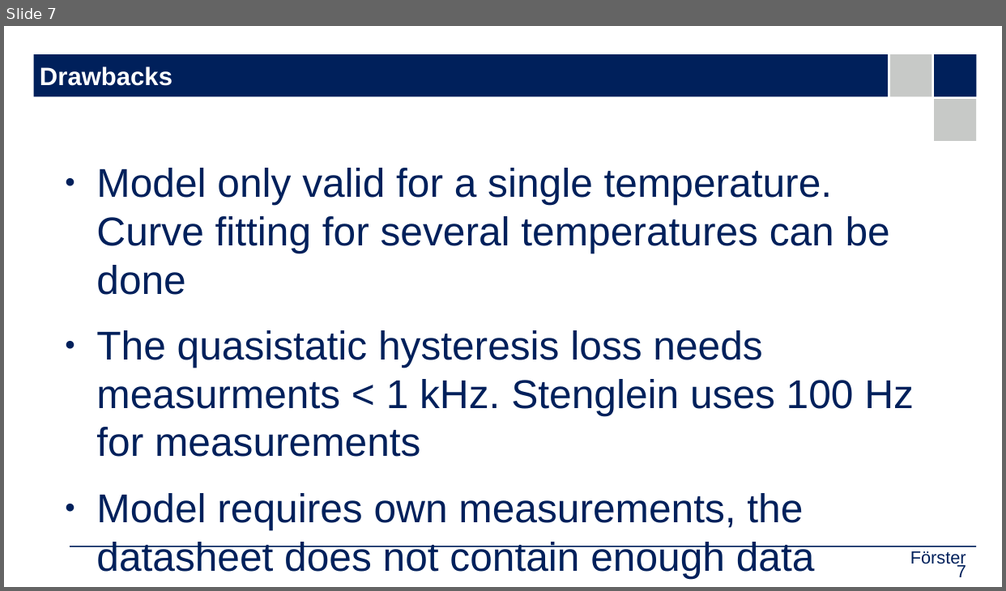
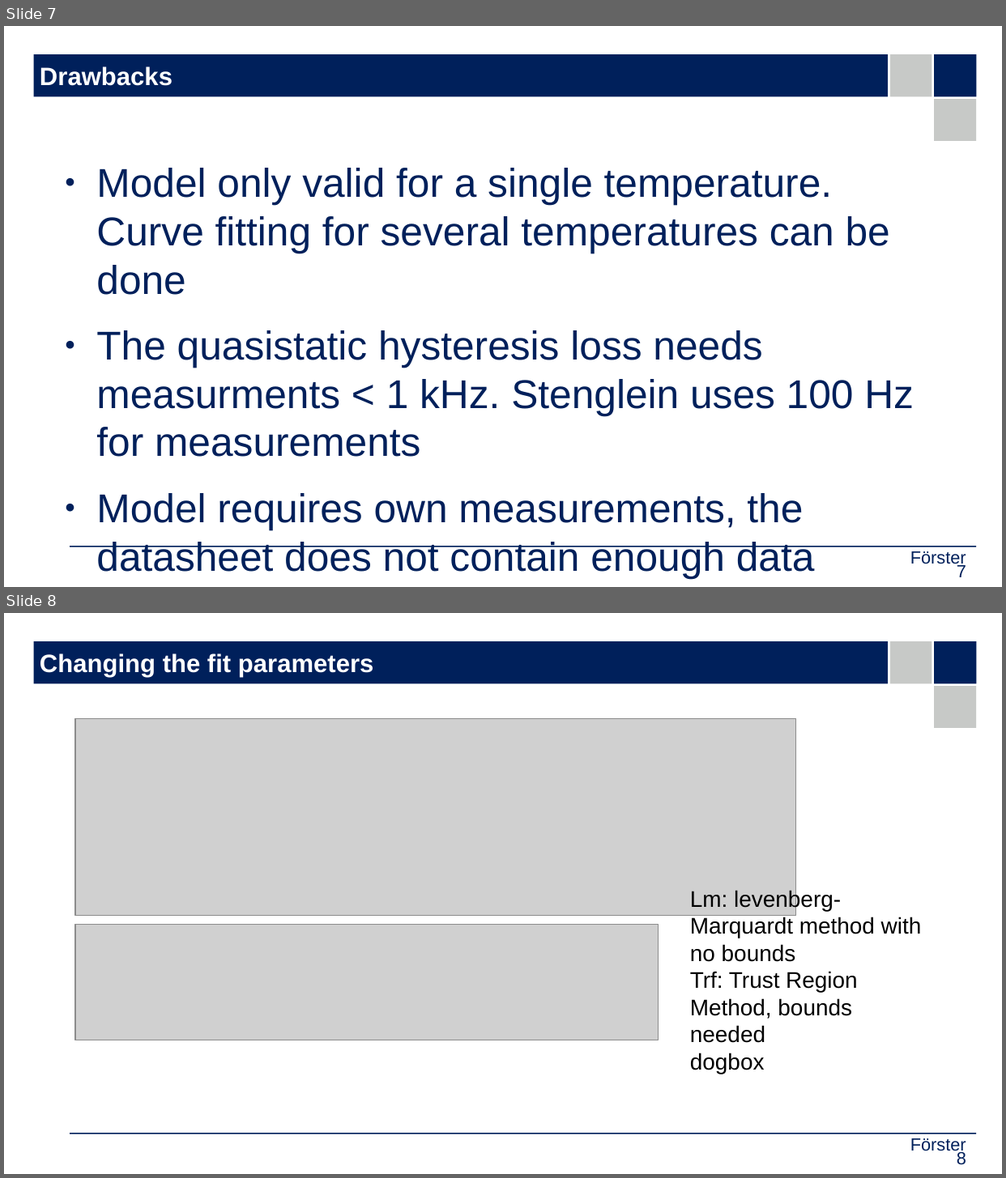
Before and after one commit to upb-lea/hardcore-magnet-challenge, a slide deck: docs/doku_nf.odp. Shown one above the other, each under a label of ours: slide 7 before the commit, slides 7 and 8 after it. The pictures are 1006x591 and 1006x1178 pixels, drawn with LibreOffice and Linux fonts; fonts in the diff are those of the drawing; grey boxes stand for pictures; background and template pictures are left out. Boxes give left, top, right and bottom in pixels: in the first picture for what was removed or moved away, otherwise in the second. Text is boxed around its words. In the diff, an @@ line names an element or a change of style, - is before the commit and + after.

Commit message:
add stenglein method curve fitting

```diff
--- a/docs/doku_nf.odp
+++ b/docs/doku_nf.odp
@@ slide 8 added at box(4, 613, 1002, 1174), background #FFFFFF; not listed: 5 template elements that a slide beside it also shows @@
@@ title added at box(40, 653, 374, 677), 20 pt, text #FFFFFF, bold @@
+Changing the fit parameters
@@ picture added at box(75, 719, 796, 917) @@
@@ text added at box(690, 889, 922, 1074), 18 pt, text #000000 @@
+Lm: levenberg-Marquardt method with no bounds
+Trf: Trust Region Method, bounds needed
+dogbox
@@ picture added at box(75, 925, 658, 1041) @@
@@ text added at box(910, 1139, 966, 1155), 14 pt, text #00205B @@
+Förster
@@ page number added at box(957, 1152, 966, 1165), 14 pt, text #00205B @@
+8
```
Also in this commit, not shown: 7 other slides added, 1 other file.
